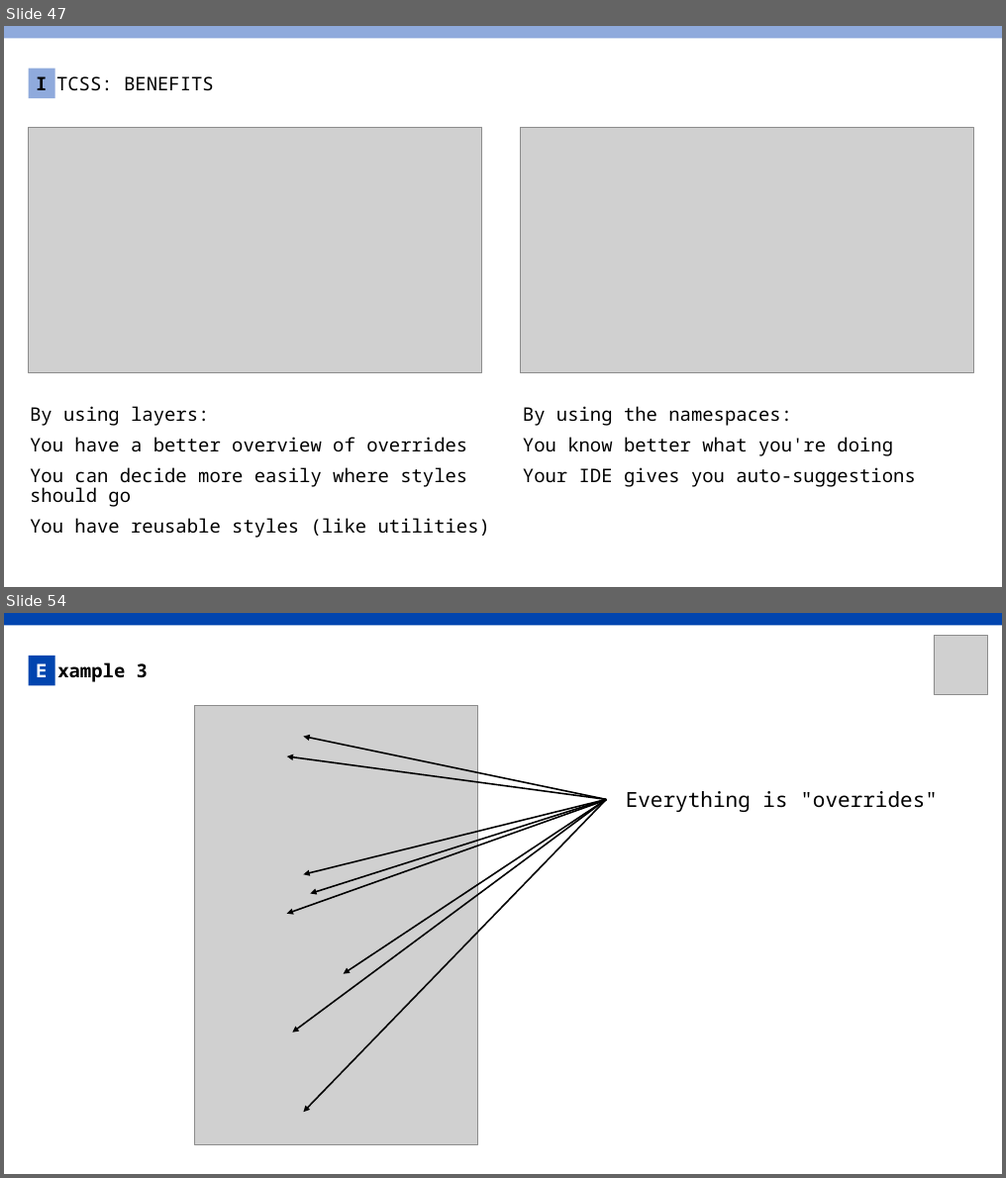
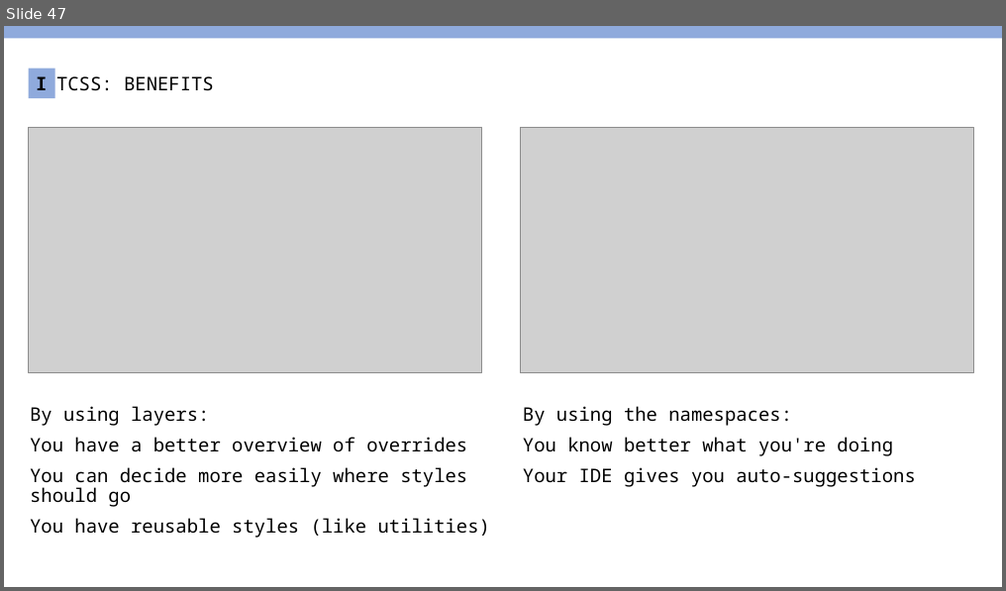
Before and after one commit to AxelPauwels/SEM-BIO, a slide deck: presentation/SEM&BIO.pptx. Shown one above the other, each under a label of ours: slides 47 and 54 before the commit, slide 47 after it; the slides between them are not shown. The pictures are 1006x1178 and 1006x591 pixels, drawn with LibreOffice and Linux fonts; fonts in the diff are those of the drawing; grey boxes stand for pictures. Boxes give left, top, right and bottom in pixels: in the first picture for what was removed or moved away, otherwise in the second. Text is boxed around its words. In the diff, an @@ line names an element or a change of style, - is before the commit and + after.

```diff
--- a/presentation/SEM&BIO.pptx
+++ b/presentation/SEM&BIO.pptx
@@ slide 54 removed at (4,613,1002,1174), background #FFFFFF @@
@@ rectangle removed at (4,613,1002,626) @@
@@ picture removed at (934,635,988,694) @@
@@ rectangle removed at (29,656,55,685) @@
-E
@@ text removed at (57,663,148,682) @@
-xample 3
@@ picture removed at (194,706,478,1145) @@
@@ arrow removed from (607, 799) to (287, 757) @@
@@ arrow removed from (607, 799) to (303, 737) @@
@@ arrow removed from (607, 800) to (287, 914) @@
@@ arrow removed from (607, 799) to (292, 1033) @@
@@ arrow removed from (607, 799) to (303, 875) @@
@@ arrow removed from (607, 799) to (303, 1112) @@
@@ arrow removed from (607, 799) to (310, 894) @@
@@ arrow removed from (607, 799) to (344, 973) @@
@@ text removed at (626,791,938,812) @@
-Everything is "overrides"
```
Also in this commit, not shown: 2 slides changed, 15 other slides removed, 3 other files.
